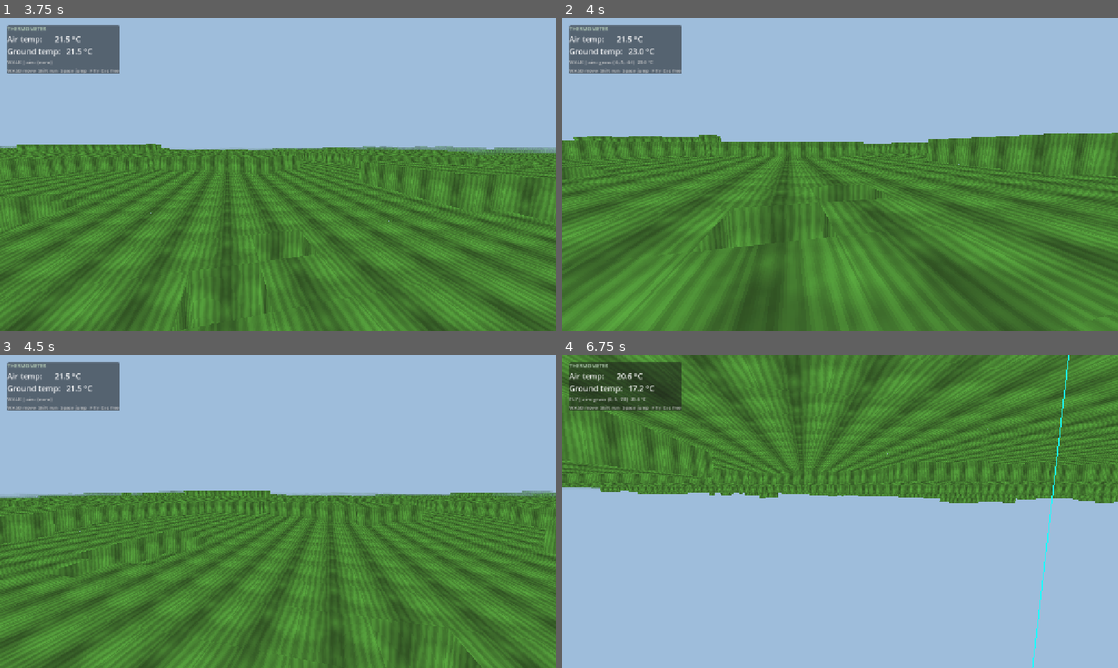
Above: before the commit, frames 1-4 (two rows, left to right).
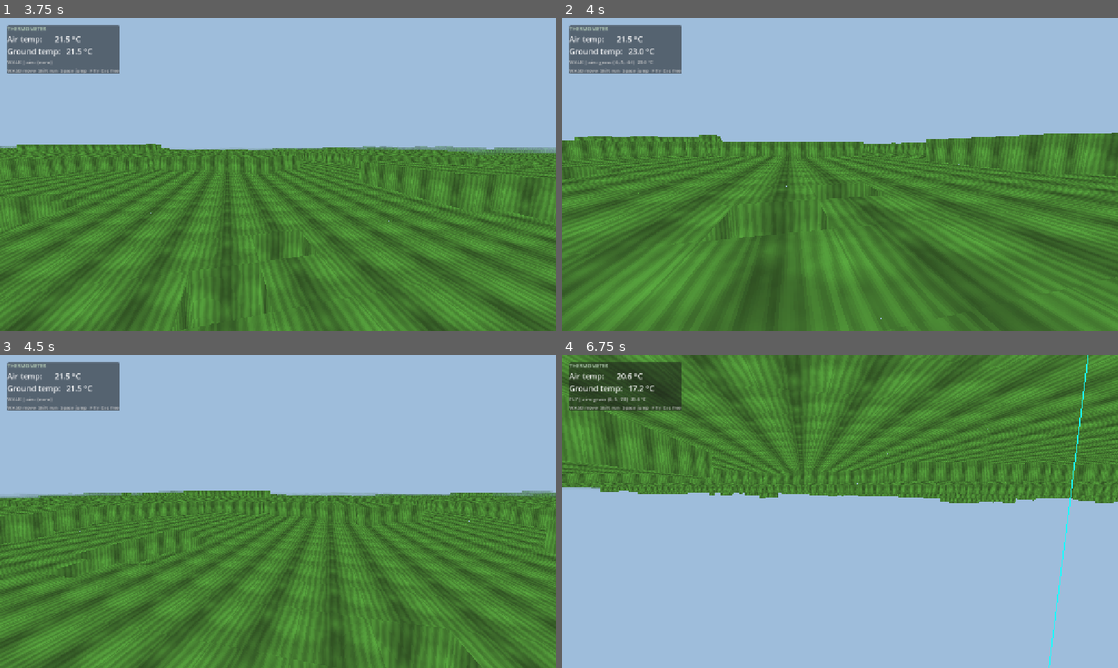
Above: after the commit, the same moments.

Repository: vrogojin/voxiverse
Game: Godot game, scene res://scenes/main.tscn
Two runs of this game, one before a commit and one after it. Both use one fixed random seed, a clock stepped at 60 frames per second and the inputs below.
Inputs (mouse positions are in pixels of both pictures, inside the frame that each line leads up to):
- Up to frame 1 (3.75 s): tap Enter at 0.5 s; move the mouse to (305, 174) at 0.52 s; hold W from 0.53 s (still down); tap F at 0.6, 2.85 s; click (305, 174) at 0.67 s; tap Space at 0.77, 1.52, 3.02 s; move the mouse to (250, 174) at 1.27 s; tap Shift at 1.35 s; move the mouse to (289, 168) at 2.02 s; hold Ctrl 2.03-2.78 s; move the mouse to (272, 180) at 2.77 s; click (272, 180) at 2.92 s; move the mouse to (316, 177) at 3.52 s; hold Shift from 3.53 s (still down)
- Up to frame 2 (4 s): keep holding W; keep holding Shift; tap Space at 3.77 s
- Up to frame 3 (4.5 s): keep holding W; tap Space at 4.25 s; move the mouse to (233, 508) at 4.27 s; release Shift at 4.28 s; tap Ctrl at 4.35 s
- Up to frame 4 (6.75 s): tap Space at 4.52, 6.02 s; move the mouse to (845, 511) at 5.02 s; tap F at 5.1 s; click (845, 511) at 5.17 s; move the mouse to (817, 505) at 5.77 s; release W at 5.78 s; hold D 5.78-6.53 s; tap Shift at 5.85 s; move the mouse to (867, 511) at 6.52 s; hold W from 6.53 s (still down); hold Ctrl from 6.53 s (still down)

Frame 1 is identical in both runs. In frame 2, 2.9% of the frame differs, in the area x 0-100%, y 36-100%; in frame 3, 0.4%; in frame 4, 1.0%.

Commit message:
fix(voxiverse): review fixes — corner collision, collapse boundary, cached material
Address PR #2 review:
- blocked(): the player now probes both perpendicular capsule corners (± radius)
  per axis, so a wall touching only one corner or reached diagonally stops the
  player instead of letting the capsule clip through it.
- _collapse_unsupported: seed support from the whole region-boundary shell (bottom
  + 4 side faces), not just the bottom row, so terrain propped from OUTSIDE the ±5
  search box is not misclassified as floating and carved away (bias toward not
  destroying supported terrain; a real floater sits near the box centre and is
  still detected).
- Collapse reuses the cached _grass_material instead of GrassMaterial.build()
  (uncached — it allocated a material + reloaded the texture per break).

Diff:
--- a/godot/src/player/player.gd
+++ b/godot/src/player/player.gd
@@ -163,14 +163,21 @@
 	# up requires a JUMP (intended — no auto-step).
 	var feet_y := global_position.y
 	var delta_move := wish * speed * delta
-	if delta_move.x != 0.0 and world.blocked(
-			global_position.x + signf(delta_move.x) * PLAYER_RADIUS + delta_move.x,
-			global_position.z, feet_y):
-		delta_move.x = 0.0
-	if delta_move.z != 0.0 and world.blocked(
-			global_position.x,
-			global_position.z + signf(delta_move.z) * PLAYER_RADIUS + delta_move.z, feet_y):
-		delta_move.z = 0.0
+	# Test each axis at the leading edge, AND at both perpendicular corners of the
+	# capsule (± radius), so a wall touching only one corner (or reached by a
+	# diagonal move) still stops us instead of letting the capsule clip through it.
+	if delta_move.x != 0.0:
+		var lead_x := global_position.x + signf(delta_move.x) * PLAYER_RADIUS + delta_move.x
+		if world.blocked(lead_x, global_position.z, feet_y) \
+				or world.blocked(lead_x, global_position.z - PLAYER_RADIUS, feet_y) \
+				or world.blocked(lead_x, global_position.z + PLAYER_RADIUS, feet_y):
+			delta_move.x = 0.0
+	if delta_move.z != 0.0:
+		var lead_z := global_position.z + signf(delta_move.z) * PLAYER_RADIUS + delta_move.z
+		if world.blocked(global_position.x, lead_z, feet_y) \
+				or world.blocked(global_position.x - PLAYER_RADIUS, lead_z, feet_y) \
+				or world.blocked(global_position.x + PLAYER_RADIUS, lead_z, feet_y):
+			delta_move.z = 0.0
 	# The surviving delta goes THROUGH the physics engine so we still collide with the
 	# wooden blocks (walk into a standing pillar and you're blocked; loose pieces also
 	# block us, but _push_bodies shoves them aside so we advance). One slide pass lets
--- a/godot/src/world/world_manager.gd
+++ b/godot/src/world/world_manager.gd
@@ -161,17 +161,28 @@
 		xi += 1
 	var y_lo := y_lo_top - 2
 
-	# Flood support up from every solid seed on the bottom row.
+	# Seed support from every solid cell on the region BOUNDARY shell — the bottom
+	# row (deep bulk) AND the 4 side faces. A cell touching a side face connects to
+	# untouched terrain OUTSIDE the search box, which we conservatively treat as
+	# supported. Seeding only the bottom row would wrongly flag a shelf propped from
+	# outside the box as floating and carve it away; biasing toward "supported" at
+	# the boundary means we never destroy genuinely-supported terrain (a floater
+	# from the dig sits near the box CENTRE, so it is still detected).
 	var supported: Dictionary = {}
 	var stack: Array[Vector3i] = []
 	xi = x0
 	while xi <= x1:
 		var zi := z0
 		while zi <= z1:
-			var seed := Vector3i(xi, y_lo, zi)
-			if _cell_solid(seed):
-				supported[seed] = true
-				stack.append(seed)
+			var on_boundary := xi == x0 or xi == x1 or zi == z0 or zi == z1
+			var y := y_lo
+			while y <= y_hi:
+				if (on_boundary or y == y_lo) and _cell_solid(Vector3i(xi, y, zi)):
+					var seed := Vector3i(xi, y, zi)
+					if not supported.has(seed):
+						supported[seed] = true
+						stack.append(seed)
+				y += 1
 			zi += 1
 		xi += 1
 	while not stack.is_empty():
@@ -224,7 +235,9 @@
 		for c: Vector3i in comp:
 			_removed[c] = true
 			_carve_cell(c)
-		VoxelBody.spawn_loose(self, comp, GrassMaterial.build(), self)
+		# Reuse the shared grass material (GrassMaterial.build() is uncached — it
+		# would alloc a material + reload the texture on every collapse).
+		VoxelBody.spawn_loose(self, comp, _grass_material, self)
 
 # --- analytic world queries (path-agnostic) ------------------------------------
 
